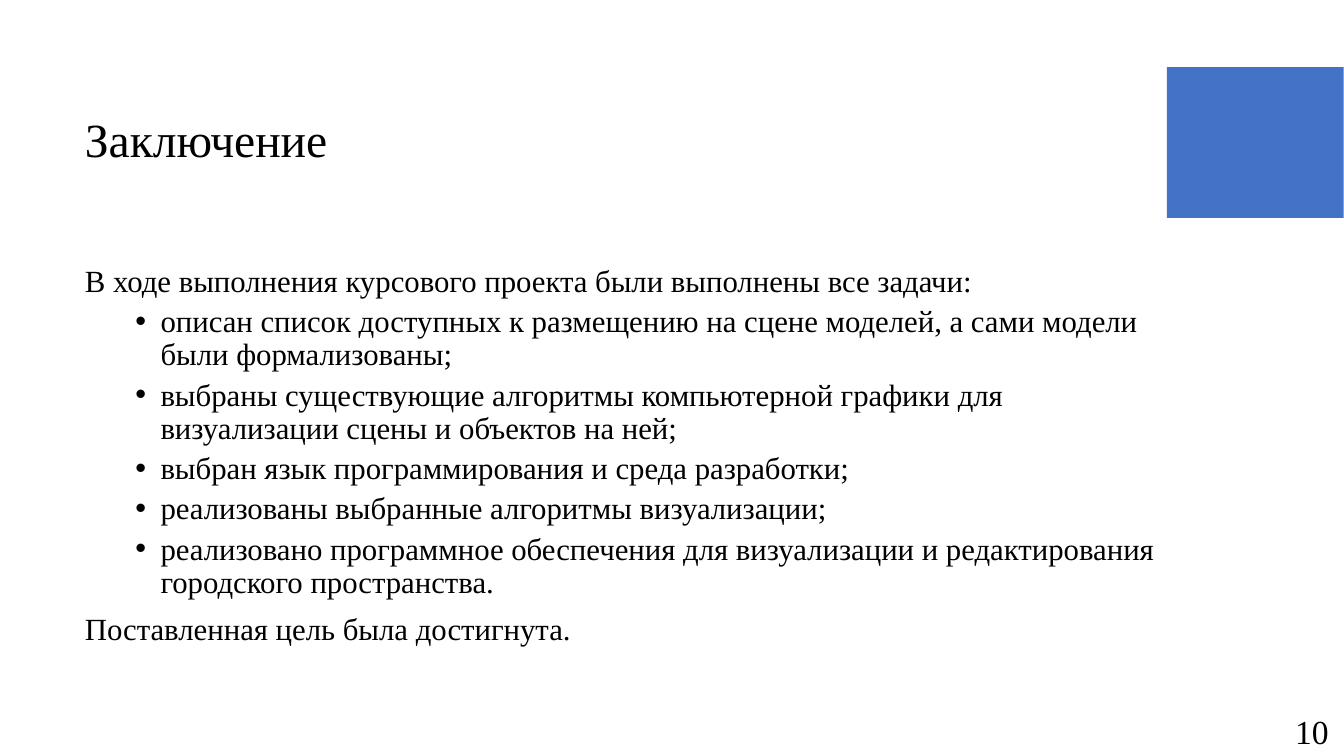
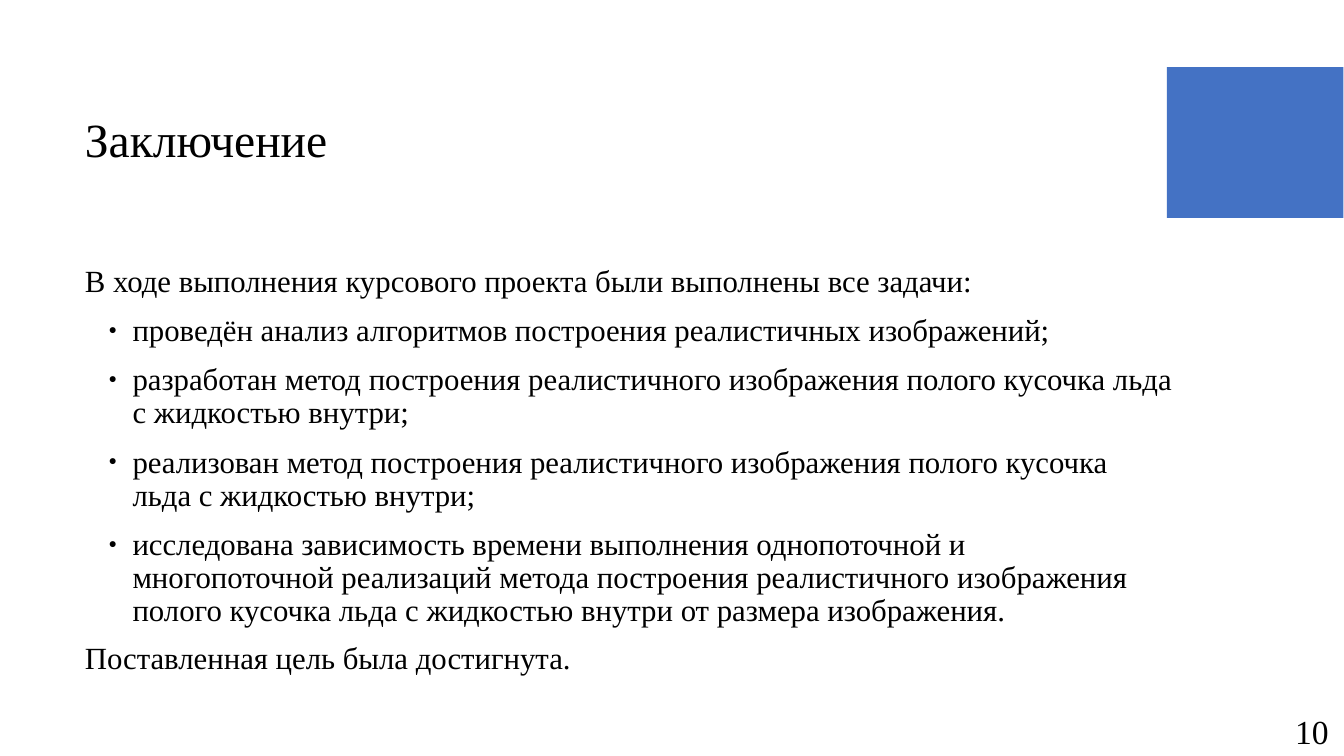
Before and after one commit to Erlendum/BMSTU_CG_CP, a slide deck: slide 10 of docs/presentation.pptx. Drawn at 1344x756 pixels with LibreOffice and Linux fonts; fonts in the diff are those of the drawing; background and template pictures are left out. Boxes give left, top, right and bottom in pixels: in the first picture for what was removed or moved away, otherwise in the second. Text is boxed around its words. In the diff, an @@ line names an element or a change of style, - is before the commit and + after.

Commit message:
presentation was updated.

```diff
--- a/docs/presentation.pptx
+++ b/docs/presentation.pptx
@@ text at (x1=133, y1=319, x2=1172, y2=628): text changed @@
-  • описан список доступных к размещению на сцене моделей, а сами модели были формализованы;
-  • выбраны существующие алгоритмы компьютерной графики для визуализации сцены и объектов на ней;
-  • выбран язык программирования и среда разработки;
-  • реализованы выбранные алгоритмы визуализации;
-  • реализовано программное обеспечения для визуализации и редактирования городского пространства.
+  ● проведён анализ алгоритмов построения реалистичных изображений;
+  ● разработан метод построения реалистичного изображения полого кусочка льда с жидкостью внутри;
+  ● реализован метод построения реалистичного изображения полого кусочка льда с жидкостью внутри;
+  ● исследована зависимость времени выполнения однопоточной и многопоточной реализаций метода построения реалистичного изображения полого кусочка льда с жидкостью внутри от размера изображения.
```
Also in this commit, not shown: 1 other slide changed, 2 other files.
